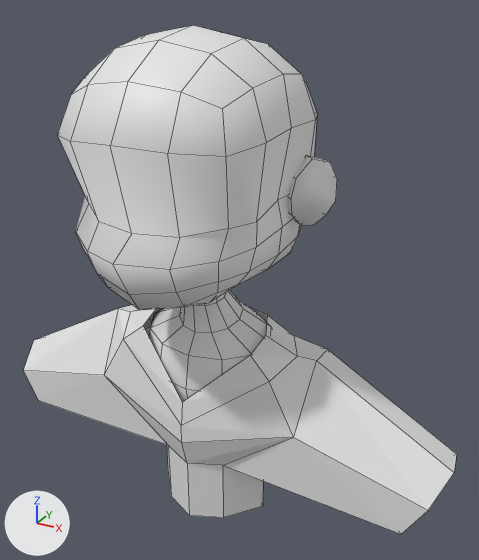
Two versions of the Blender file 신민정/lowpoly_hamburgergirl.blend, one commit apart.
Camera for both pictures: a 50 mm camera at (2.11, -3.3, 1.03) aimed at (0.21, 0.14, -0.69). Arrows for +X, +Y and +Z are at lower left; the lights stay in place. The older version comes first. Mesh edges are drawn as thin lines.

The first picture shows 'Cube', 'ear', 'face', 'neck'.
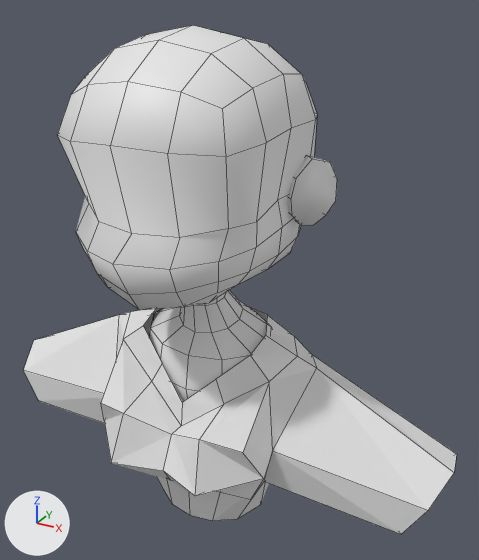
The change, as a diff of the scene's bpy script:
```diff
--- a/신민정/lowpoly_hamburgergirl.blend.py
+++ b/신민정/lowpoly_hamburgergirl.blend.py
@@ me_cube @@
 # used by ob_cube; location = (0.0, 0.0, 0.0)
-me_cube.from_pydata(...)  # 34 vertices, 22 faces; spans x 0.0..1.7, y -0.28..0.49, z -2.45..-1.0
+me_cube.from_pydata(...)  # 52 vertices, 37 faces; spans x 0.0..1.7, y -0.63..0.49, z -2.45..-1.0
+# me_cube part 1
+# 5 vertices are removed from x 0.0..0.75, y -0.28..0.37, z -2.45..-1.17
+# 18 faces are deleted
+# 7 vertices move from x 0.0..0.78, y -0.14..0.47, z -2.45..-1.12 to x 0.0..0.78, y -0.19..0.45, z -2.45..-1.17
+# 23 vertices are added at x 0.0..0.64, y -0.63..0.44, z -2.45..-1.0
+# 33 new faces join them
```

What differs and where, as boxes (x1, y1, x2, y2) in the pictures (479 x 560 px):
'Cube', reshaped: before (23, 305, 457, 534); after (23, 308, 457, 534)
